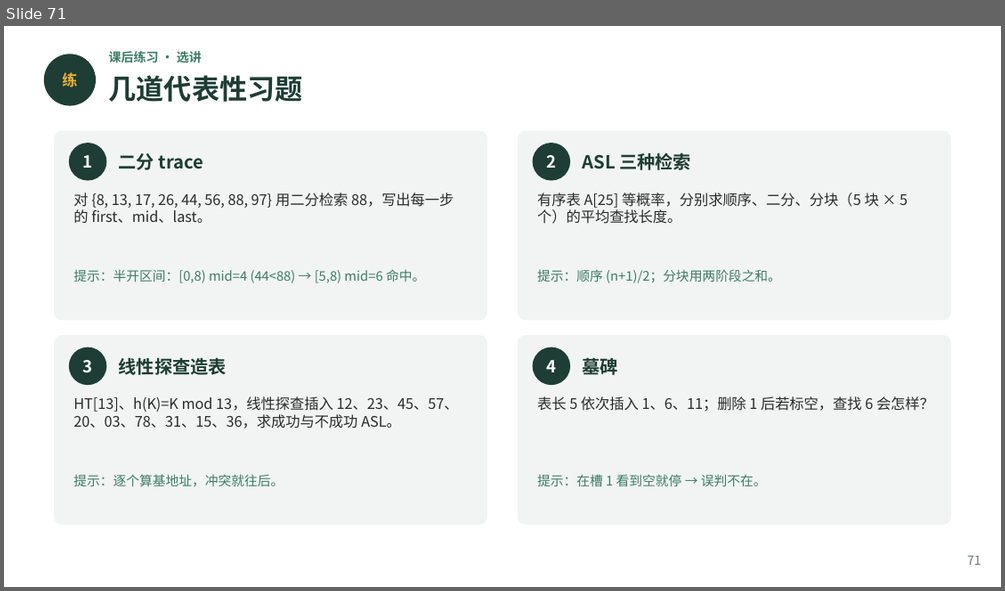
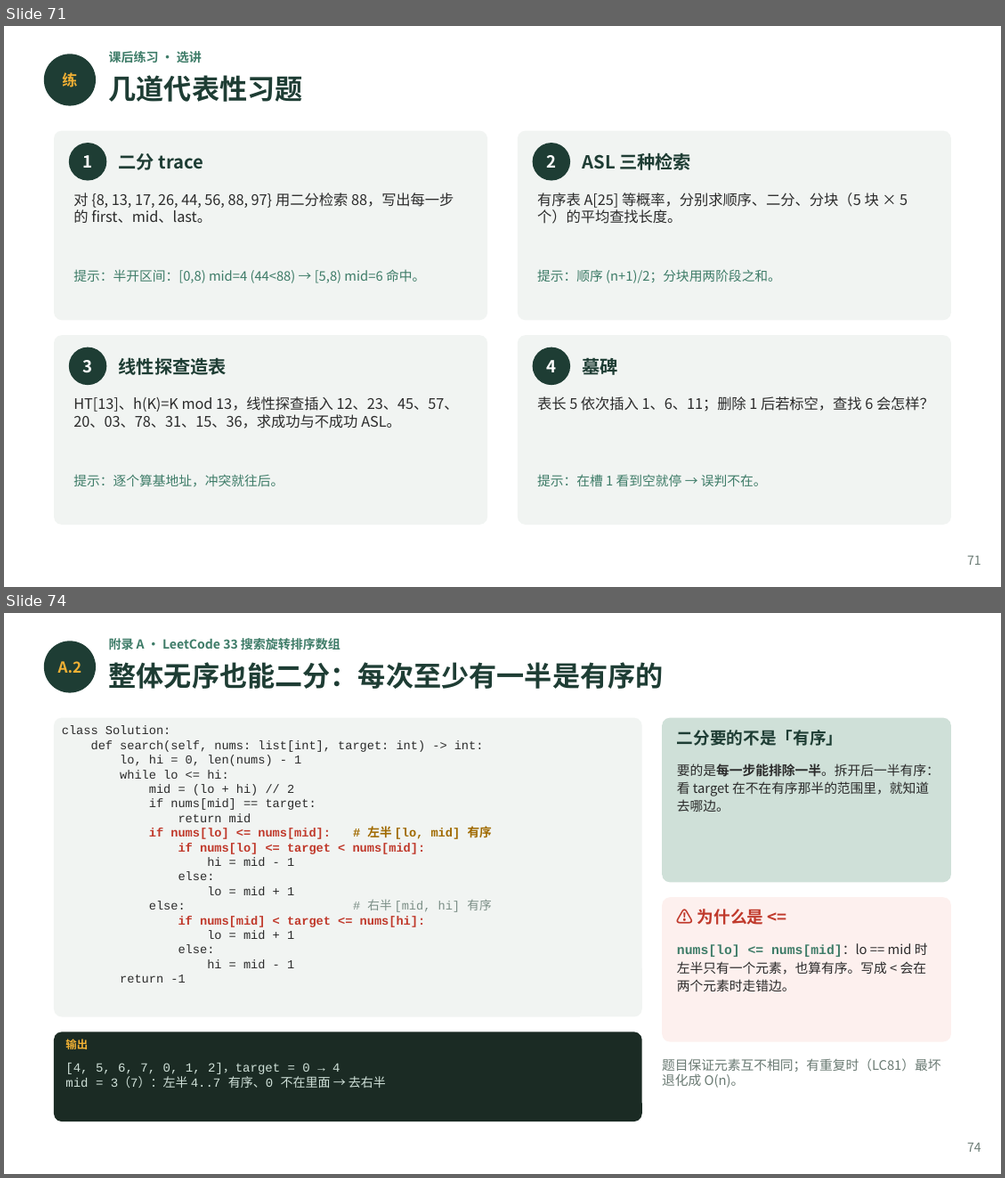
Before and after one commit to GMyhf/2026fall-cs201, a slide deck: courseware/202609_DSA_10_Search.pptx. Shown one above the other, each under a label of ours: slide 71 before the commit, slides 71 and 74 after it; the slides between them are not shown. The pictures are 1005x591 and 1005x1178 pixels, drawn with LibreOffice and Linux fonts; fonts in the diff are those of the drawing. Boxes give left, top, right and bottom in pixels: in the first picture for what was removed or moved away, otherwise in the second. Text is boxed around its words. In the diff, an @@ line names an element or a change of style, - is before the commit and + after.

```diff
--- a/courseware/202609_DSA_10_Search.pptx
+++ b/courseware/202609_DSA_10_Search.pptx
@@ slide 74 added at (x1=4, y1=613, x2=1001, y2=1174), background #FFFFFF @@
@@ text added at (x1=109, y1=637, x2=340, y2=653), 9 pt, text #3E7C68, bold @@
+附录 A · LeetCode 33 搜索旋转排序数组
@@ ellipse added at (x1=44, y1=641, x2=96, y2=693), fill #1E3D34 @@
@@ text added at (x1=58, y1=661, x2=82, y2=673), 11 pt, text #F2B134, bold @@
+A.2
@@ text added at (x1=109, y1=662, x2=663, y2=689), 20 pt, text #1E3D34, bold @@
+整体无序也能二分：每次至少有一半是有序的
@@ rounded rectangle added at (x1=54, y1=718, x2=642, y2=1017), fill #F1F4F2 @@
@@ rounded rectangle added at (x1=662, y1=718, x2=951, y2=882), fill #CFE0D8 @@
@@ text added at (x1=62, y1=725, x2=492, y2=982), 8.8 pt, text #2B2B2B @@
+class Solution:
+def search(self, nums: list[int], target: int) -> int:
+lo, hi = 0, len(nums) - 1
+while lo <= hi:
+mid = (lo + hi) // 2
+if nums[mid] == target:
+return mid
+if nums[lo] <= nums[mid]: # 左半 [lo, mid] 有序
+if nums[lo] <= target < nums[mid]:
+hi = mid - 1
+else:
+lo = mid + 1
+else: # 右半 [mid, hi] 有序
+if nums[mid] < target <= nums[hi]:
+lo = mid + 1
+else:
+hi = mid - 1
+return -1
@@ text added at (x1=677, y1=730, x2=842, y2=746), 12 pt, text #1E3D34, bold @@
+二分要的不是「有序」
@@ text added at (x1=677, y1=763, x2=939, y2=811), 9.5 pt, text #2B2B2B @@
+要的是每一步能排除一半。拆开后一半有序：看 target 在不在有序那半的范围里，就知道去哪边。
@@ rounded rectangle added at (x1=662, y1=897, x2=951, y2=1042), fill #FDF0EE @@
@@ text added at (x1=697, y1=908, x2=764, y2=925), 12 pt, text #C0392B, bold @@
+⚠ 为什么是 <=
@@ text added at (x1=677, y1=942, x2=928, y2=991), 9.5 pt, text #2B2B2B @@
+nums[lo] <= nums[mid]：lo == mid 时左半只有一个元素，也算有序。写成 < 会在两个元素时走错边。
@@ rounded rectangle added at (x1=54, y1=1031, x2=642, y2=1121), fill #1B2B24 @@
@@ text added at (x1=65, y1=1038, x2=88, y2=1049), 8 pt, text #F2B134, bold @@
+输出
@@ text added at (x1=65, y1=1062, x2=386, y2=1087), 9 pt, text #CFE0D8 @@
+[4, 5, 6, 7, 0, 1, 2]，target = 0 → 4
+mid = 3（7）：左半 4..7 有序、0 不在里面 → 去右半
@@ text added at (x1=662, y1=1058, x2=941, y2=1087), 9.5 pt, text #6B7B74 @@
+题目保证元素互不相同；有重复时（LC81）最坏退化成 O(n)。
@@ text added at (x1=967, y1=1142, x2=981, y2=1151), 9 pt, text #6B7B74 @@
+74
```
Also in this commit, not shown: 2 slides changed, 8 other slides added, 2 other files.
